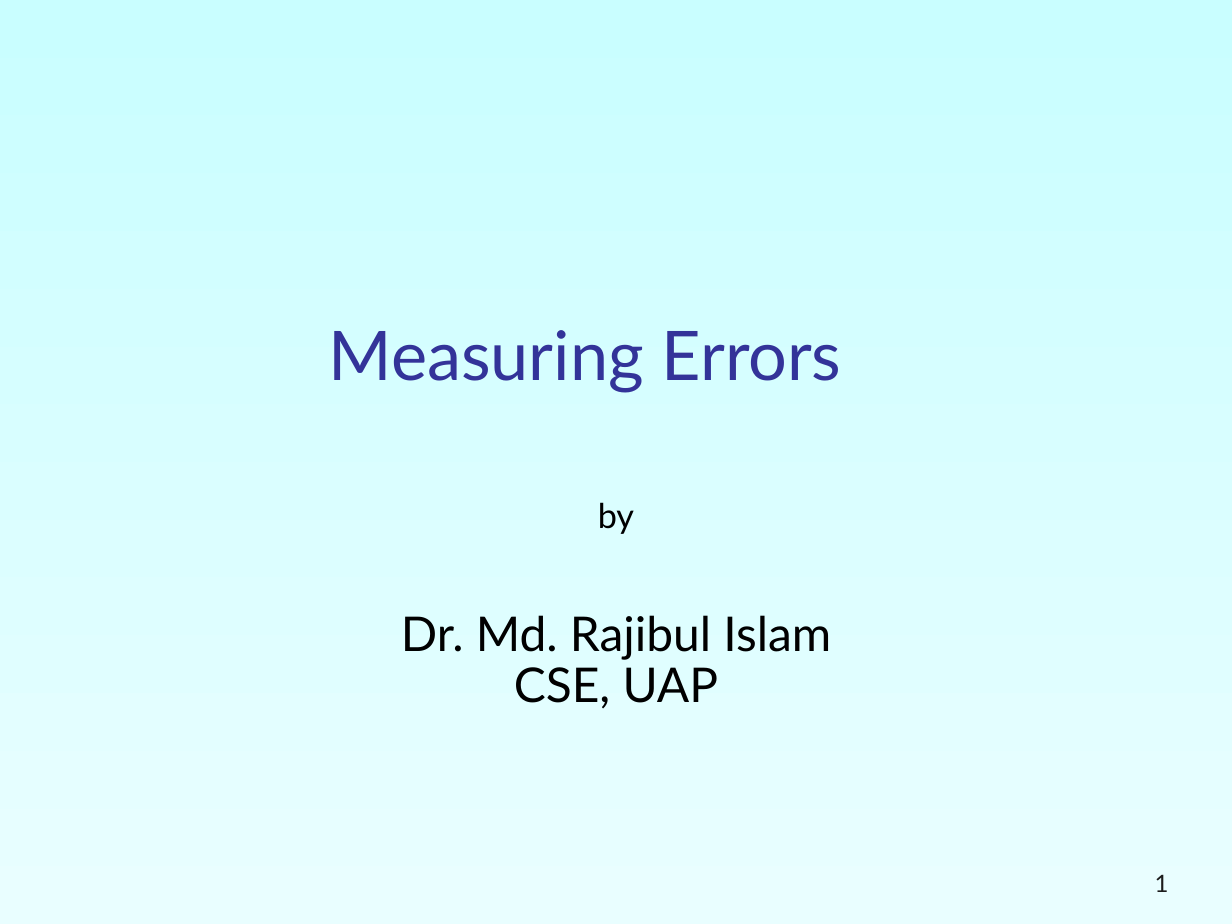
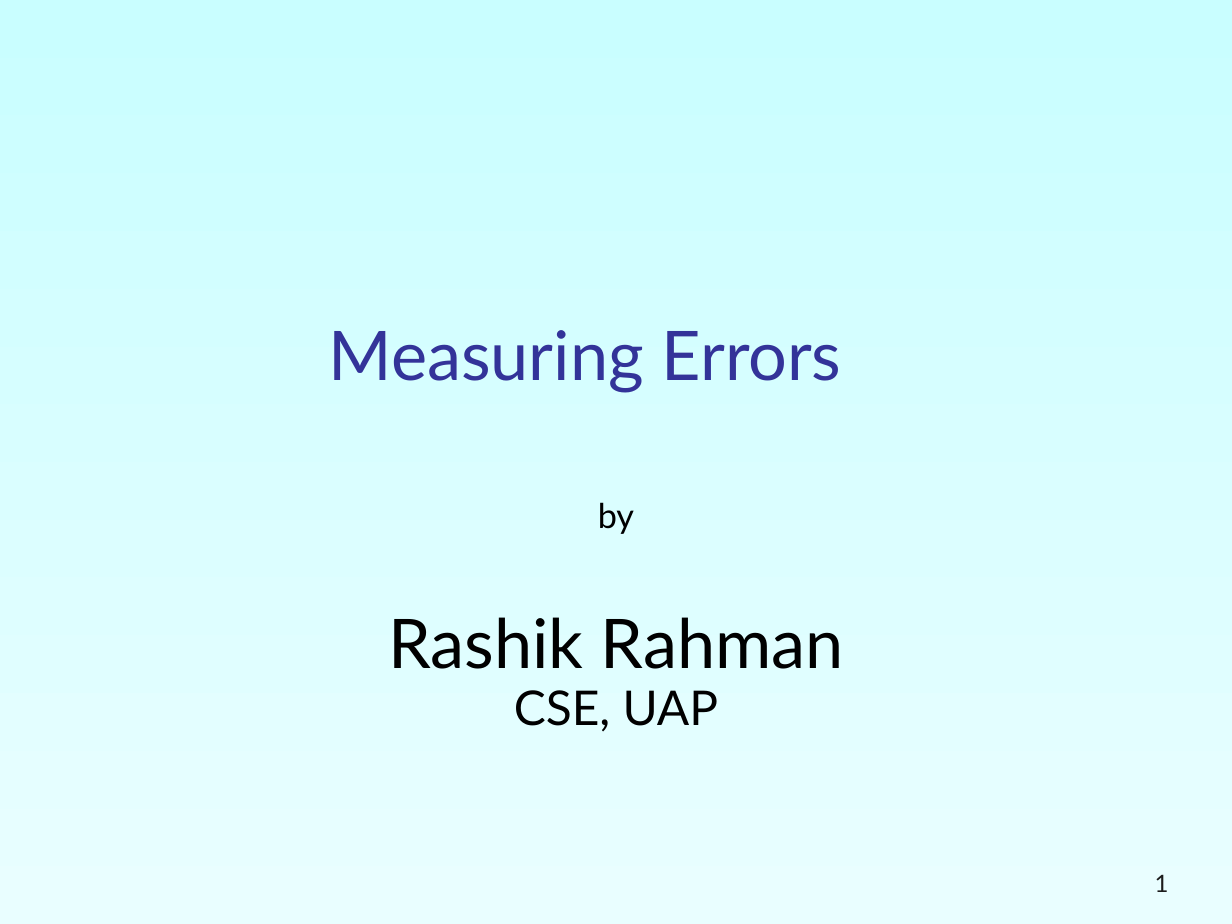
Before and after one commit to RashikRahman/3.2_Notes, a slide deck: slide 1 of CSE_313_Numerical Methods/slides/Week_1_Introduction to Scientific Computing/2_Measuring errors.ppt. Drawn at 1232x924 pixels with LibreOffice and Linux fonts; fonts in the diff are those of the drawing. Boxes give left, top, right and bottom in pixels: in the first picture for what was removed or moved away, otherwise in the second. Text is boxed around its words. In the diff, an @@ line names an element or a change of style, - is before the commit and + after.

```diff
--- a/CSE_313_Numerical Methods/slides/Week_1_Introduction to Scientific Computing/2_Measuring errors.ppt
+++ b/CSE_313_Numerical Methods/slides/Week_1_Introduction to Scientific Computing/2_Measuring errors.ppt
@@ subtitle at (388,502,844,731): text changed; size 28 to 40 pt @@
-by
-Dr. Md. Rajibul Islam
-CSE, UAP
+by
+Rashik Rahman
+CSE, UAP
```
Also in this commit, not shown: 3 other files.
